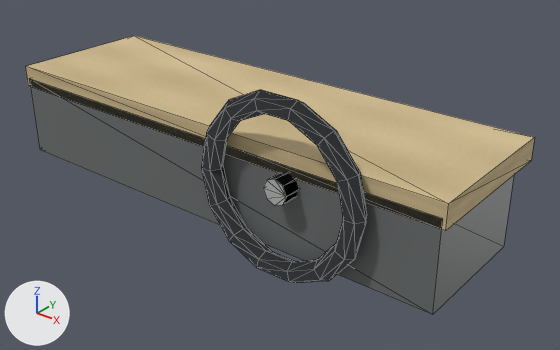
One commit to the glTF model assets/models/rv_cockpit.gltf: the scene before it, then after it.
One viewpoint serves both versions: a camera (50 mm lens) standing at (2.1, -1.27, 0.95) and looking at (0.18, 1.13, -0.54). The lights are fixed; the arrows at lower left show +X, +Y and +Z. The older version comes first. Mesh edges are drawn as thin lines. Vertices at exactly the same position are counted once.

The first picture shows 'rv_cockpit'.
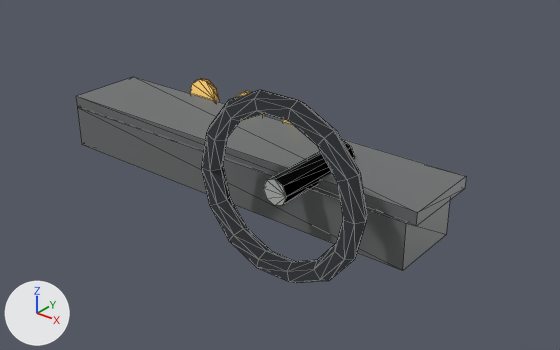
Changed parts and their boxes (x1, y1, x2, y2) in the pictures (560 x 350 px; the box of a moved part takes in the faces that stretch with it):
'rv_cockpit', reshaped (23% narrower, 26% shorter): before (25, 36, 535, 314); after (76, 77, 466, 283)
part 1 of me_rv_cockpit, moved or reshaped: before (29, 79, 514, 314); after (78, 107, 450, 271)
part 2 of me_rv_cockpit, moved or reshaped: before (25, 36, 535, 231); after (76, 77, 466, 226)
part 3 of me_rv_cockpit, recoloured: before (25, 36, 535, 231); after (76, 77, 466, 226)

The change in detail:
me_rv_cockpit is used by ob_rv_cockpit; location (0.0, 0.0, 0.0).
me_rv_cockpit had 176 vertices, 328 faces and spanned x -1.14..1.14, y 0.7..1.49, z -0.74..0.02.
me_rv_cockpit now has 176 vertices, 328 faces and spans x -0.96..0.96, y 0.7..1.4, z -0.74..0.02.
me_rv_cockpit part 1: the loose piece of 8 vertices spanning x -1.12..1.12, y 0.79..1.37, z -0.66..-0.28 is scaled about its middle by (0.827, 0.586, 0.526), then moved by (0.0, 0.0, -0.05).
me_rv_cockpit part 2: the loose piece of 8 vertices spanning x -1.14..1.14, y 0.79..1.49, z -0.32..-0.22 is scaled about its middle by (0.842, 0.543, 0.55), then moved by (0.0, -0.02, -0.13).
me_rv_cockpit part 3: all 12 faces that had it switch from mat_rv_cream (picture img_rv_cream_png) to mat_darkmetal (grey #6c6f6f).
